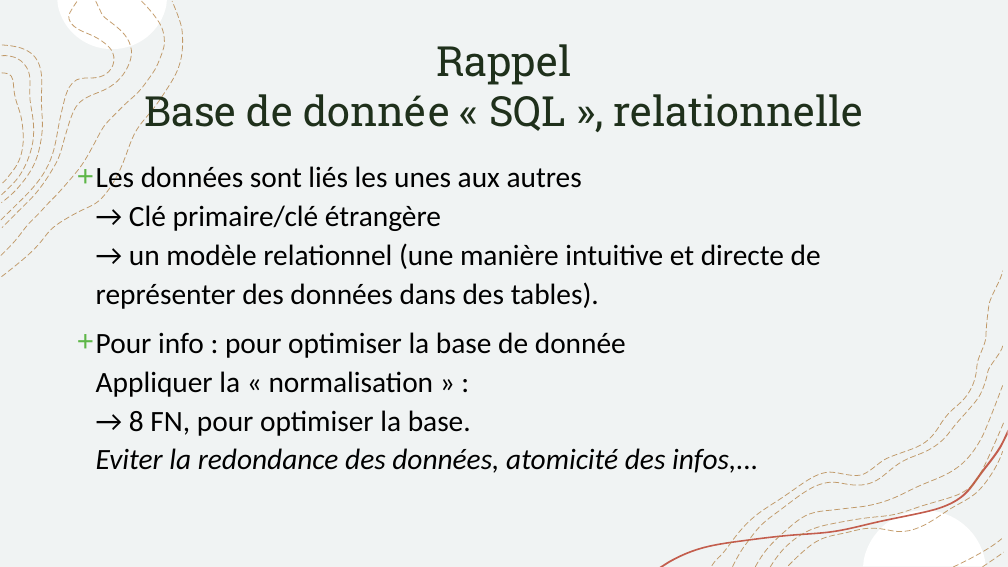
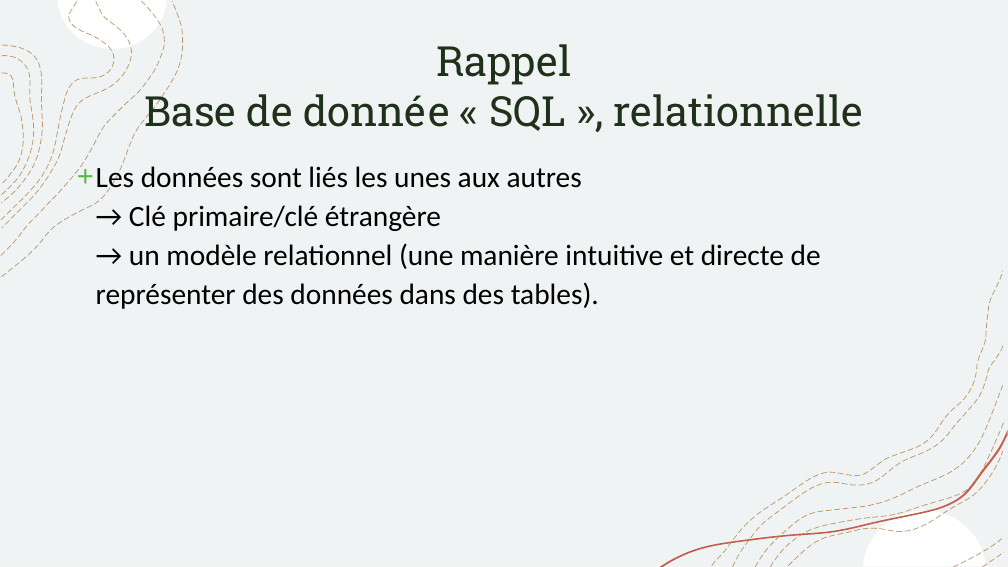
Before and after one commit to AnthonyRyck/Meetup, a slide deck: slide 2 of MeetupGraphDatabase/PresentationPPT/Meetup-Graph.pptx. Drawn at 1008x567 pixels with LibreOffice and Linux fonts; fonts in the diff are those of the drawing. Boxes give left, top, right and bottom in pixels: in the first picture for what was removed or moved away, otherwise in the second. Text is boxed around its words. In the diff, an @@ line names an element or a change of style, - is before the commit and + after.

```diff
--- a/MeetupGraphDatabase/PresentationPPT/Meetup-Graph.pptx
+++ b/MeetupGraphDatabase/PresentationPPT/Meetup-Graph.pptx
@@ text at (96,332,758,473): paragraph removed @@
-+ Pour info : pour optimiser la base de donnée
-  Appliquer la « normalisation » :
-  → 8 FN, pour optimiser la base.
-  Eviter la redondance des données, atomicité des infos,...
```
